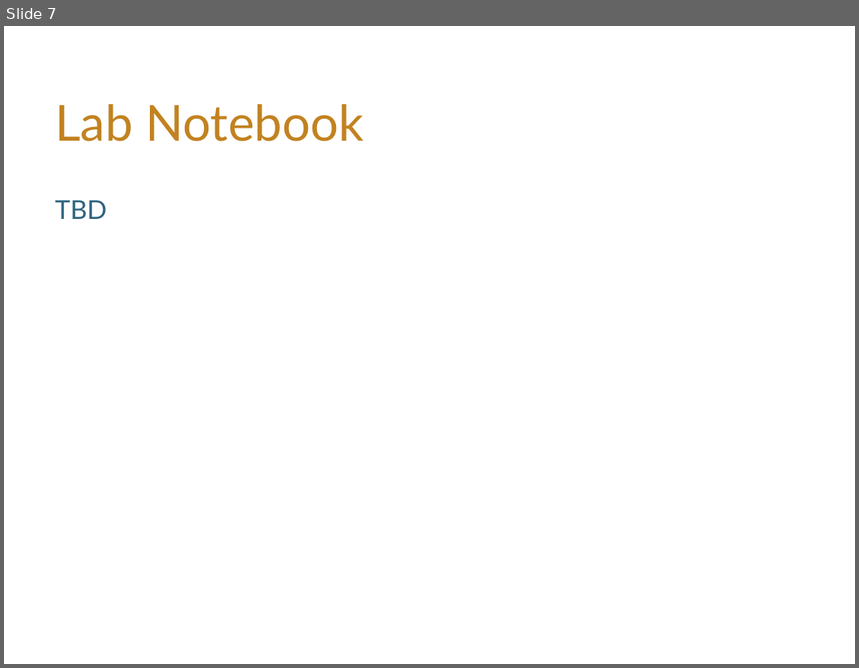
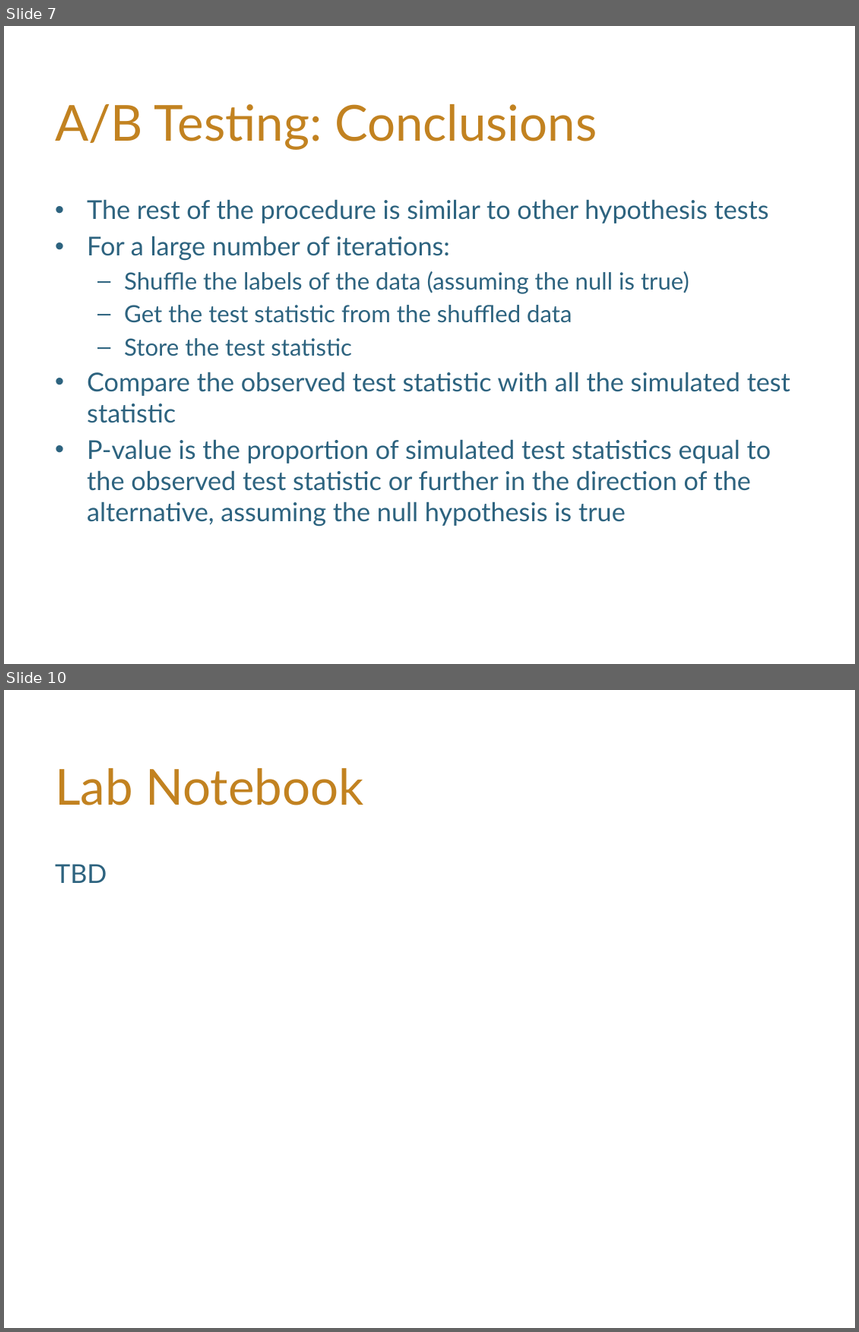
Before and after one commit to hLuo27/teaching, a slide deck: data8/slides/lab7.pptx. Shown one above the other, each under a label of ours: slide 7 before the commit, slides 7 and 10 after it; the slides between them are not shown. The pictures are 859x668 and 859x1332 pixels, drawn with LibreOffice and Linux fonts; fonts in the diff are those of the drawing; background and template pictures are left out. Boxes give left, top, right and bottom in pixels: in the first picture for what was removed or moved away, otherwise in the second. Text is boxed around its words. In the diff, an @@ line names an element or a change of style, - is before the commit and + after.

```diff
--- a/data8/slides/lab7.pptx
+++ b/data8/slides/lab7.pptx
@@ slide 7 added at (4, 26, 855, 664), background #FFFFFF @@
@@ title added at (55, 104, 597, 150), 42 pt, text #C28220 @@
+A/B Testing: Conclusions
@@ text added at (87, 199, 791, 527), 22 pt, text #2D637F @@
+• The rest of the procedure is similar to other hypothesis tests
+• For a large number of iterations:
+  – Shuffle the labels of the data (assuming the null is true)
+  – Get the test statistic from the shuffled data
+  – Store the test statistic
+• Compare the observed test statistic with all the simulated test statistic
+• P-value is the proportion of simulated test statistics equal to the observed test statistic or further in the direction of the alternative, assuming the null hypothesis is true
@@ what was slide 7 is now slide 10 @@
```
Also in this commit, not shown: 2 slides changed, 6 other slides added, 4 slides removed, 5 other files.
